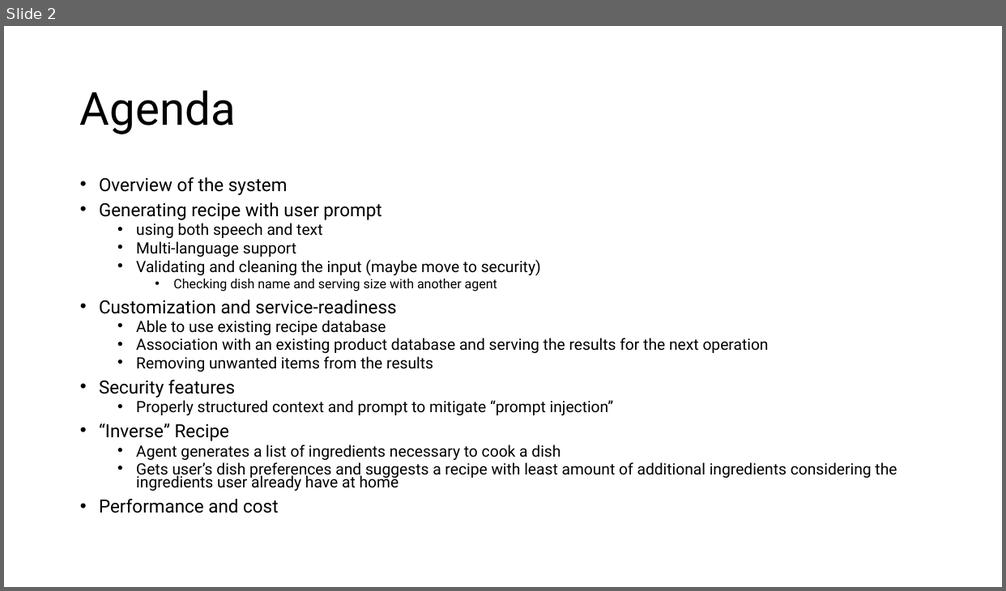
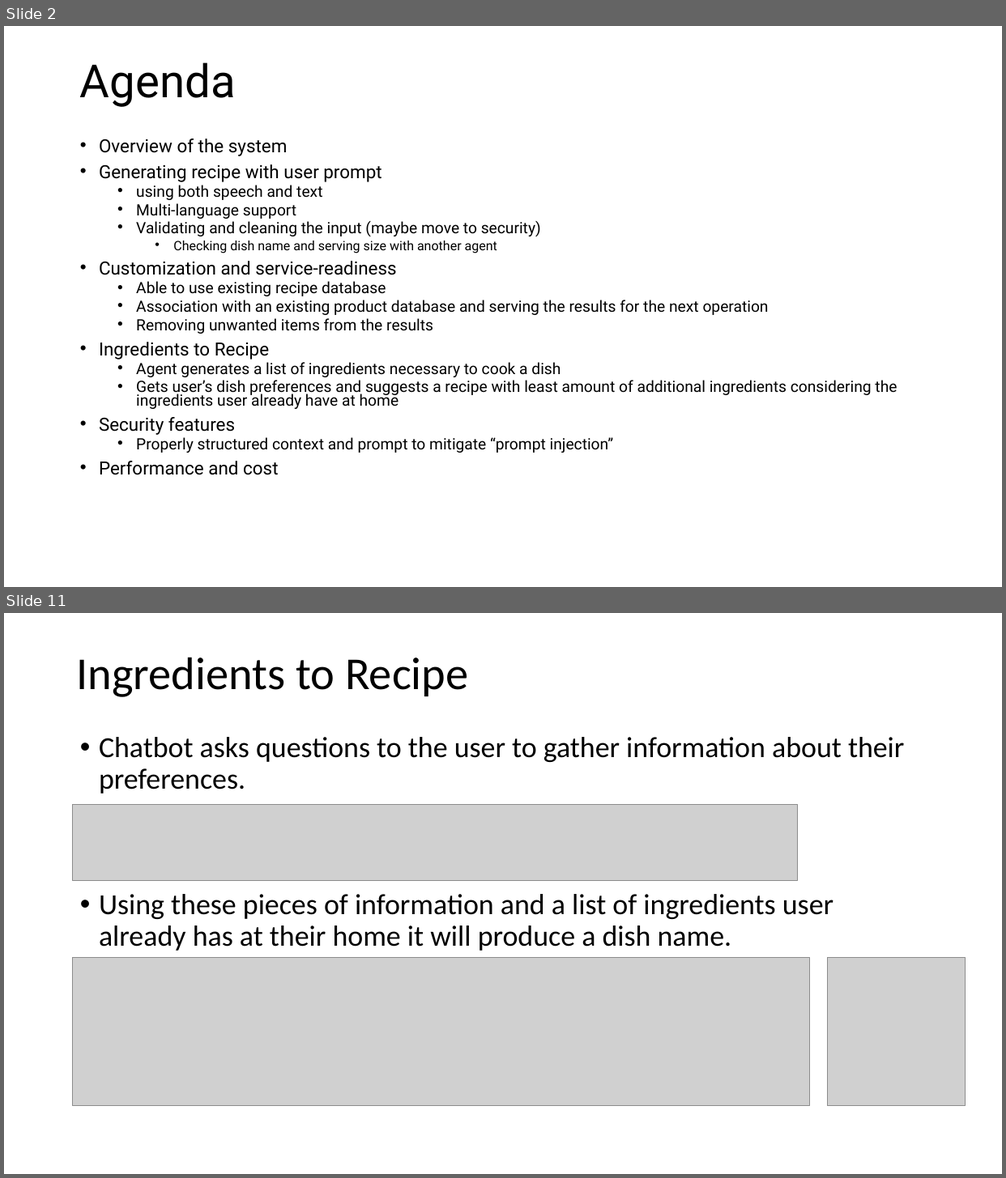
Before and after one commit to deepnetworkgmbh/generative-ai, a slide deck: recipe_generation/Presentation.pptx. Shown one above the other, each under a label of ours: slide 2 before the commit, slides 2 and 11 after it; the slides between them are not shown. The pictures are 1006x591 and 1006x1178 pixels, drawn with LibreOffice and Linux fonts; fonts in the diff are those of the drawing; grey boxes stand for pictures. Boxes give left, top, right and bottom in pixels: in the first picture for what was removed or moved away, otherwise in the second. Text is boxed around its words. In the diff, an @@ line names an element or a change of style, - is before the commit and + after.

```diff
--- a/recipe_generation/Presentation.pptx
+++ b/recipe_generation/Presentation.pptx
@@ slide 11 added at (x1=4, y1=613, x2=1002, y2=1174), background #FFFFFF @@
@@ title added at (x1=76, y1=657, x2=468, y2=697), 44 pt, text #000000 @@
+Ingredients to Recipe
@@ text added at (x1=99, y1=737, x2=904, y2=951), 28 pt, text #000000 @@
+• Chatbot asks questions to the user to gather information about their preferences.
+• Using these pieces of information and a list of ingredients user already has at their home it will produce a dish name.
@@ picture added at (x1=73, y1=805, x2=798, y2=881) @@
@@ picture added at (x1=73, y1=958, x2=810, y2=1106) @@
@@ picture added at (x1=828, y1=958, x2=965, y2=1106) @@
@@ slide 2 changed as well @@
@@ title "Agenda" moved from (x1=80, y1=90, x2=236, y2=135) to (x1=80, y1=62, x2=236, y2=107) @@
@@ text "Overview of the system" moved from (x1=99, y1=177, x2=897, y2=514) to (x1=99, y1=139, x2=897, y2=476) @@
@@ text at (x1=99, y1=342, x2=897, y2=409): paragraphs added @@
+• Ingredients to Recipe
+  • Agent generates a list of ingredients necessary to cook a dish
+  • Gets user’s dish preferences and suggests a recipe with least amount of additional ingredients considering the ingredients user already have at home
@@ text at (x1=99, y1=424, x2=897, y2=491): paragraphs removed @@
-• “Inverse” Recipe
-  • Agent generates a list of ingredients necessary to cook a dish
-  • Gets user’s dish preferences and suggests a recipe with least amount of additional ingredients considering the ingredients user already have at home
```
Also in this commit, not shown: 13 other slides added, 2 other files.
